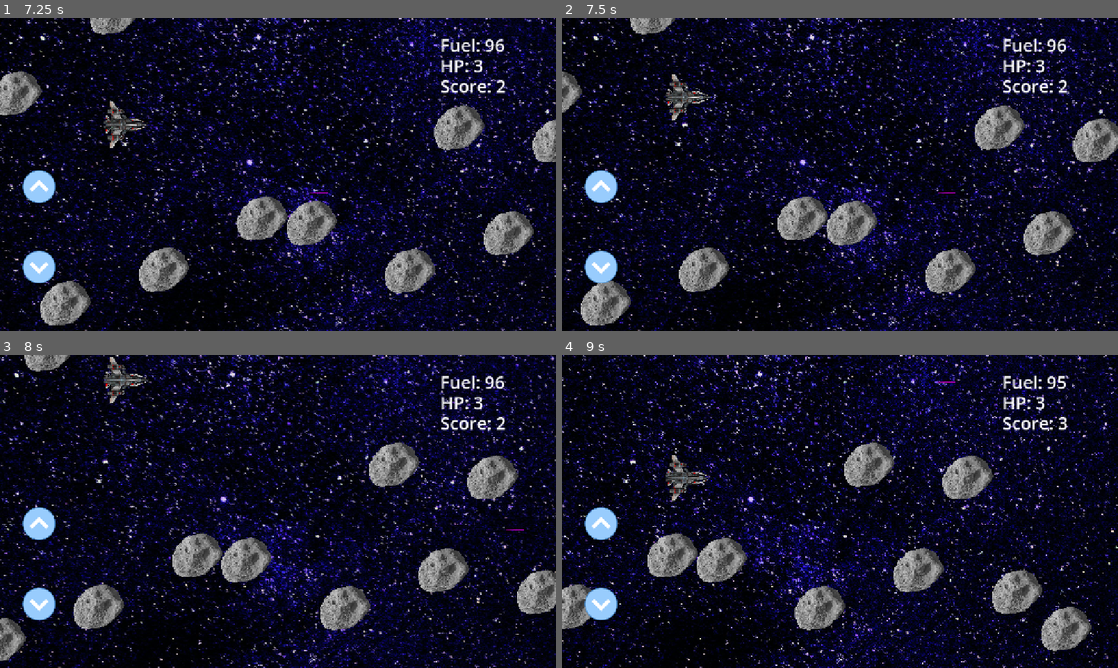
Above: before the commit, frames 1-4 (two rows, left to right).
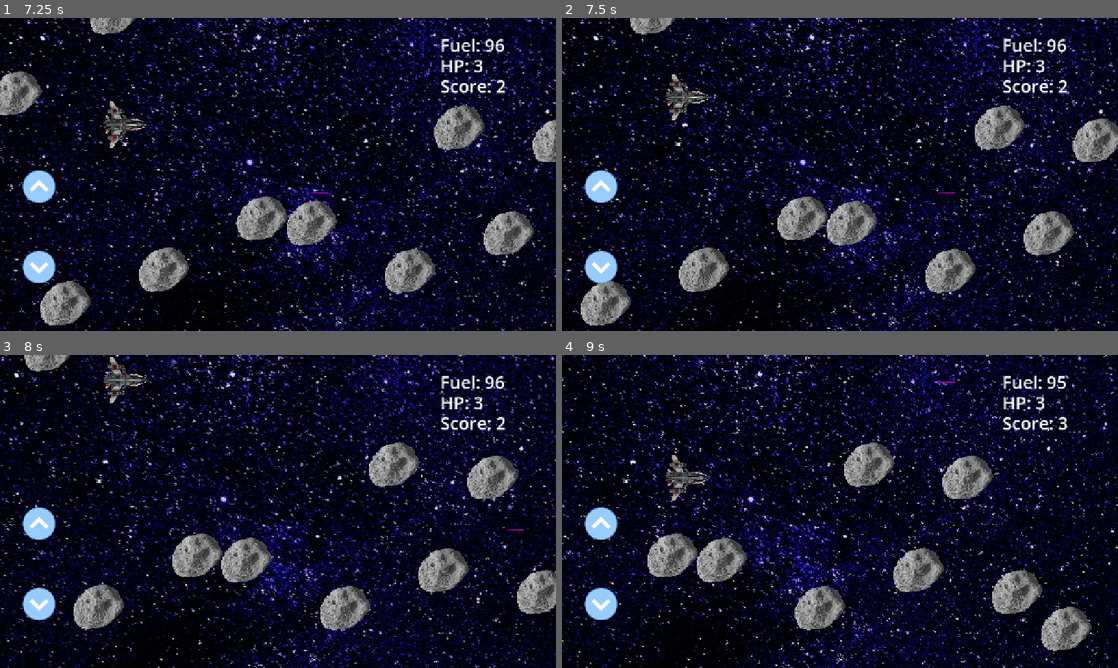
Above: after the commit, the same moments.

Repository: MarcelFedorV/Semester-IV-SensorProject
Game: Godot game, scene res://Scene/Game.tscn
Same seed, same stepped clock (60 frames per second), same inputs: the game is played once before the commit and once after it.
Inputs:
- Up to frame 1 (7.25 s): hold W (move_up) 0.53-1.28 s; tap Space (fire) every 0.75 s from 0.6 to 6.6 s; hold S (move_down) 1.28-2.03 s; hold W (move_up) 2.03-3.53 s; hold S (move_down) 3.53-5.78 s; hold W (move_up) from 5.78 s (still down)
- Up to frame 2 (7.5 s): keep holding W (move_up); tap Space (fire) at 7.35 s
- Up to frame 3 (8 s): keep holding W (move_up)
- Up to frame 4 (9 s): release W (move_up) at 8.03 s; hold S (move_down) from 8.03 s (still down); tap Space (fire) at 8.1, 8.85 s

Frame 1 is identical in both runs. In frame 2, 0.3% of the frame differs, in the area x 0-4%, y 17-31%; in frame 3, 0.5%; in frame 4, 0.6%, in the area x 0-6%, y 73-88%.

Commit message:
Merge between new features and main

Diff:
--- a/space-game/Asteroid.gd
+++ /dev/null
@@ -1,24 +0,0 @@
-extends Area2D
-
-const SPEED = 400.0
-var level_generator: Node = null
-
-func _physics_process(delta: float) -> void:
-	position.x -= SPEED * delta
-
-func _on_body_entered(body: Node2D) -> void:
-	if body.is_in_group("player"):
-		body.take_damage()
-		die(false)
-
-func _on_area_entered(area: Area2D) -> void:
-	pass  # bullet handles scoring and calls die(true) on the asteroid directly
-
-func die(scored: bool = false) -> void:
-	if scored:
-		var player = get_tree().get_first_node_in_group("player")
-		if player and player.has_method("add_score"):
-			player.add_score(1)
-	if level_generator:
-		level_generator.asteroids.erase(self)
-	queue_free()
--- a/space-game/Bullet.gd
+++ /dev/null
@@ -1,16 +0,0 @@
-extends Area2D
-
-const SPEED = 1200.0
-
-func _physics_process(delta: float) -> void:
-	position.x += SPEED * delta
-
-func _on_body_entered(body: Node2D) -> void:
-	if body.is_in_group("asteroid"):
-		body.die(true)
-		queue_free()
-
-func _on_area_entered(area: Node2D) -> void:
-	if area.is_in_group("asteroid"):
-		area.die(true)
-		queue_free()
--- a/space-game/LevelGenerator.gd
+++ /dev/null
@@ -1,121 +0,0 @@
-extends Node2D
-
-const ASTEROID_SCENE = preload("res://Scene/Asteroid.tscn")
-var textures = [
-	preload("res://Scene/BG1.png"),
-	preload("res://Scene/BG2.png"),
-]
-
-const SPAWN_INTERVAL: float  = 0.55
-const LANE_COUNT: int        = 6
-const LANE_MIN_Y: float      = -630.0
-const LANE_MAX_Y: float      =  630.0
-const LANE_JITTER: float     =  40.0
-
-@export var bg_speed: float  = 80.0
-
-var _panels: Array           = []
-var _canvas_layer: CanvasLayer
-var _texture_index: int      = 1
-var _viewport_h: float       = 0.0
-var _viewport_w: float       = 0.0
-var _chunk_w: float          = 0.0
-
-var asteroids: Array         = []
-var spawn_timer: float       = 0.0
-var _last_lane: int          = -1
-var player: CharacterBody2D
-
-
-# ── Setup ──────────────────────────────────────────────────────────────────────
-
-func _ready() -> void:
-	player = get_tree().get_first_node_in_group("player")
-	if player == null:
-		push_error("LevelGenerator: could not find player!")
-		return
-
-	var vp_size = get_viewport().get_visible_rect().size
-	_viewport_h = vp_size.y
-	_viewport_w = vp_size.x
-	_chunk_w    = _viewport_w
-	_setup_background()
-
-
-func _setup_background() -> void:
-	_canvas_layer       = CanvasLayer.new()
-	_canvas_layer.layer = -1
-	add_child(_canvas_layer)
-
-	for i in range(2):
-		var panel := TextureRect.new()
-		panel.texture      = textures[i % textures.size()]
-		panel.stretch_mode = TextureRect.STRETCH_SCALE
-		panel.size         = Vector2(_chunk_w, _viewport_h)
-		panel.position     = Vector2(i * _chunk_w, 0.0)
-		_canvas_layer.add_child(panel)
-		_panels.append(panel)
-
-
-# ── Per-frame ──────────────────────────────────────────────────────────────────
-
-func _process(delta: float) -> void:
-	if player == null:
-		return
-	_scroll_background(delta)
-	_handle_asteroid_spawning(delta)
-	_handle_asteroid_despawning()
-
-
-func _scroll_background(delta: float) -> void:
-	for panel in _panels:
-		panel.position.x -= bg_speed * delta
-
-	_panels.sort_custom(func(a, b): return a.position.x < b.position.x)
-	var left:  TextureRect = _panels[0]
-	var right: TextureRect = _panels[1]
-
-	if left.position.x + _chunk_w <= 0.0:
-		_texture_index  = (_texture_index + 1) % textures.size()
-		left.texture    = textures[_texture_index]
-		left.position.x = right.position.x + _chunk_w
-
-
-# ── Asteroids ─────────────────────────────────────────────────────────────────
-
-func _handle_asteroid_spawning(delta: float) -> void:
-	spawn_timer -= delta
-	if spawn_timer <= 0.0:
-		spawn_asteroid()
-		spawn_timer = SPAWN_INTERVAL
-
-
-func _handle_asteroid_despawning() -> void:
-	for asteroid in asteroids.duplicate():
-		if not is_instance_valid(asteroid) or asteroid.position.x < player.position.x - 900.0:
-			if is_instance_valid(asteroid):
-				asteroid.queue_free()
-			asteroids.erase(asteroid)
-
-
-func _pick_lane() -> int:
-	var lane = randi() % LANE_COUNT
-	while lane == _last_lane:
-		lane = randi() % LANE_COUNT
-	_last_lane = lane
-	return lane
-
-
-func spawn_asteroid() -> void:
-	var lane      = _pick_lane()
-	var lane_step = (LANE_MAX_Y - LANE_MIN_Y) / (LANE_COUNT - 1)
-	var lane_y    = LANE_MIN_Y + lane * lane_step
-	var asteroid  = ASTEROID_SCENE.instantiate()
-	asteroid.position = Vector2(
-		player.position.x + 2000.0,
-		player.position.y + lane_y + randf_range(-LANE_JITTER, LANE_JITTER)
-	)
-	asteroid.z_index         = 1
-	asteroid.level_generator = self
-	add_child(asteroid)
-	asteroids.append(asteroid)
--- a/space-game/Player.gd
+++ /dev/null
@@ -1,158 +0,0 @@
-extends CharacterBody2D
-
-@export var camera: Camera2D
-@export var fuel_label: Label
-@export var hp_label: Label
-@export var score_label: Label
-
-const DODGE_SPEED: float            = 500.0
-const FIRE_COOLDOWN: float          = 1.0
-const MAX_HEALTH: int               = 3
-const INVINCIBILITY_DURATION: float = 1.5
-const FUEL_MAX: float               = 100.0
-const FUEL_CHARGE: float            = 3.0
-const FUEL_DRAIN_INTERVAL: float    = 2.0
-
-const BULLET_SCENE = preload("res://Scene/Bullet.tscn")
-
-var fire_timer: float          = 0.0
-var health: int                = MAX_HEALTH
-var invincible: bool           = false
-var invincibility_timer: float = 0.0
-var fuel: float                = 100.0
-var fuel_drain_timer: float    = 0.0
-var external_charge: float     = 0.0
-var score: int                 = 0
-var _socket := WebSocketPeer.new()
-
-
-# ── Lifecycle ─────────────────────────────────────────────────────────────────
-
-func _ready() -> void:
-	if hp_label:
-		hp_label.text = "HP: " + str(health)
-	if score_label:
-		score_label.text = "Score: 0"
-	if camera:
-		camera.top_level = true
-		camera.global_position = Vector2(global_position.x + 700, 0)
-
-	var ws_url: String
-	if OS.has_feature("web"):
-		var host = JavaScriptBridge.eval("window.location.hostname")
-		ws_url = "ws://localhost:8000/ws" if host == "localhost" else "wss://game.sensorproject.org/ws"
-	else:
-		ws_url = "ws://localhost:8000/ws"
-	_socket.connect_to_url(ws_url)
-
-
-func _process(delta: float) -> void:
-	_poll_socket()
-
-
-func _physics_process(delta: float) -> void:
-	_handle_fuel(delta)
-
-	velocity.x = 0.0
-	velocity.y = 0.0
-
-	if Input.is_action_pressed("move_up"):
-		velocity.y = -DODGE_SPEED
-	elif Input.is_action_pressed("move_down"):
-		velocity.y = DODGE_SPEED
-
-	fire_timer -= delta
-	if Input.is_action_just_pressed("fire") and fire_timer <= 0.0:
-		_fire()
-		fire_timer = FIRE_COOLDOWN
-
-	if invincible:
-		invincibility_timer -= delta
-		if invincibility_timer <= 0.0:
-			invincible = false
-
-	move_and_slide()
-
-	for i in get_slide_collision_count():
-		var collider = get_slide_collision(i).get_collider()
-		if collider != null and collider.is_in_group("asteroid"):
-			take_damage()
-
-	_clamp_to_screen()
-
-
-func _clamp_to_screen() -> void:
-	position.y = clamp(position.y, -630.0, 630.0)
-
-
-# ── WebSocket / BLE sensor ────────────────────────────────────────────────────
-
-func _poll_socket() -> void:
-	_socket.poll()
-	match _socket.get_ready_state():
-		WebSocketPeer.STATE_OPEN:
-			while _socket.get_available_packet_count() > 0:
-				_handle_ws_message(_socket.get_packet().get_string_from_utf8())
-		WebSocketPeer.STATE_CLOSED:
-			external_charge = 0.0
-
-
-func _handle_ws_message(raw: String) -> void:
-	var msg = JSON.parse_string(raw)
-	if msg == null:
-		return
-	match msg.get("type", ""):
-		"sensor_state":
-			external_charge = 1.0 if msg.get("active", false) else 0.0
-		"disconnected":
-			external_charge = 0.0
-
-
-# ── Combat ────────────────────────────────────────────────────────────────────
-
-func _fire() -> void:
-	var bullet = BULLET_SCENE.instantiate()
-	bullet.position = global_position + Vector2(150, 0)
-	get_tree().root.add_child(bullet)
-
-
-func take_damage(amount: int = 1) -> void:
-	if invincible:
-		return
-	health -= amount
-	if hp_label:
-		hp_label.text = "HP: " + str(health)
-	print("Player hit! Health: ", health, " / ", MAX_HEALTH)
-	if health <= 0:
-		_die()
-		return
-	invincible = true
-	invincibility_timer = INVINCIBILITY_DURATION
-
-
-func add_score(amount: int = 1) -> void:
-	score += amount
-	if score_label:
-		score_label.text = "Score: " + str(score)
-
-
-func _die() -> void:
-	print("Player died!")
-	get_tree().reload_current_scene()
-
-
-# ── Fuel ──────────────────────────────────────────────────────────────────────
-
-func _handle_fuel(delta: float) -> void:
-	if external_charge == 0.0:
-		fuel_drain_timer -= delta
-		if fuel_drain_timer <= 0.0:
-			fuel = max(0.0, fuel - 1.0)
-			fuel_drain_timer = FUEL_DRAIN_INTERVAL
-			if fuel <= 0.0:
-				_die()
-	else:
-		fuel = min(FUEL_MAX, fuel + FUEL_CHARGE * delta)
-
-	if fuel_label:
-		fuel_label.text = "Fuel: " + str(int(fuel))
--- a/space-game/Scripts/LevelGenerator.gd
+++ b/space-game/Scripts/LevelGenerator.gd
@@ -92,7 +92,7 @@
 
 func _handle_asteroid_despawning() -> void:
 	for asteroid in asteroids.duplicate():
-		if not is_instance_valid(asteroid) or asteroid.position.x < player.position.x - 1200.0:
+		if not is_instance_valid(asteroid) or asteroid.position.x < player.position.x - 900.0:
 			if is_instance_valid(asteroid):
 				asteroid.queue_free()
 			asteroids.erase(asteroid)
Not shown, changed: READ.ME
Not shown, changed: backend/main.py
Not shown, changed: backend/sensor_device/__init__.py
Not shown, changed: backend/sensor_device/ble_manager.py
Not shown, changed: backend/sensor_device/constants.py
Not shown, changed: backend/sensor_device/csc_monitor.py
Not shown, changed: backend/sensor_device/interrogator.py
Not shown, changed: backend/sensor_device/metrics.py
Not shown, changed: backend/sensor_device/models.py
Not shown, changed: backend/sensor_device/xoss.py
Not shown, changed: backend/users.db
Not shown, changed: cloudflared/docker-cloudflare-tunnel.yml
(and 1 more such lines)
